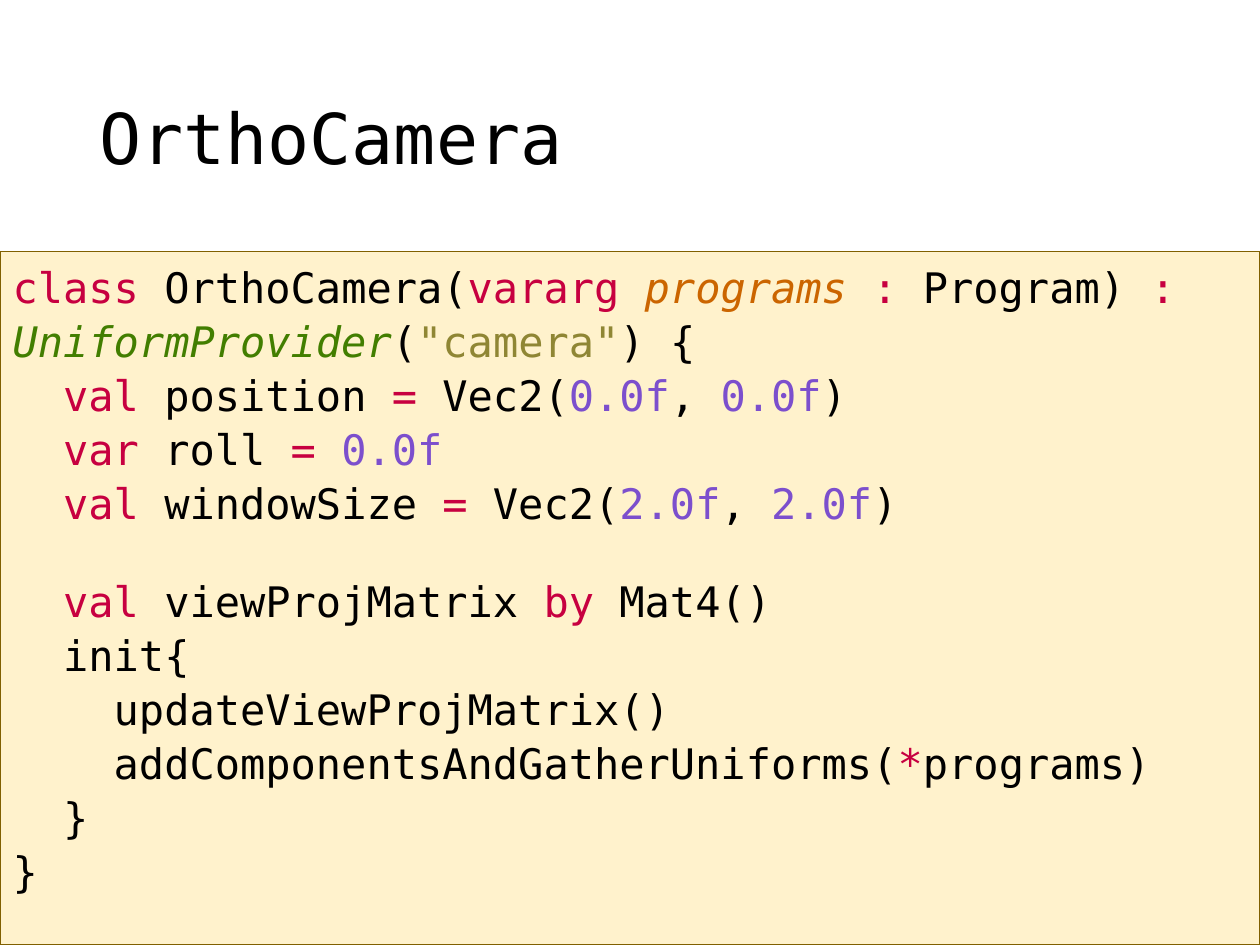
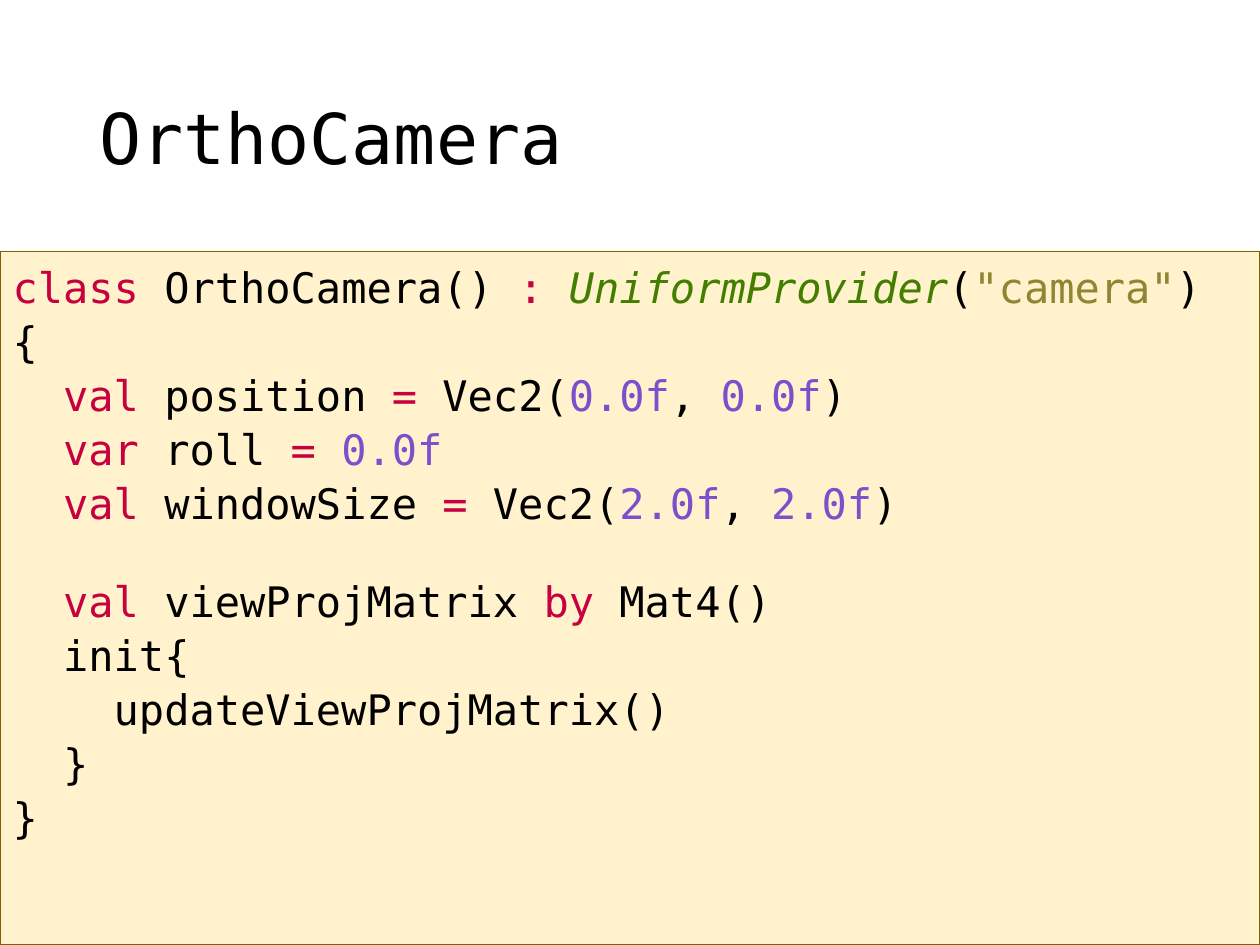
Before and after one commit to szecsi/kogfactory, a slide deck: slide 20 of projects/kog.3gr.020-gom/lab.pptx (slide 19 before the commit). Drawn at 1260x945 pixels with LibreOffice and Linux fonts; fonts in the diff are those of the drawing. Boxes give left, top, right and bottom in pixels: in the first picture for what was removed or moved away, otherwise in the second. Text is boxed around its words. In the diff, an @@ line names an element or a change of style, - is before the commit and + after.

```diff
--- a/projects/kog.3gr.020-gom/lab.pptx
+++ b/projects/kog.3gr.020-gom/lab.pptx
@@ text at [13, 271, 1201, 309]: text changed @@
-class OrthoCamera(vararg programs : Program) : UniformProvider("camera") {
+class OrthoCamera() : UniformProvider("camera") {
@@ text at [114, 747, 1151, 788]: paragraph removed @@
-addComponentsAndGatherUniforms(*programs)
```
Also in this commit, not shown: 13 other slides changed, 1 slide added, 21 other files.
